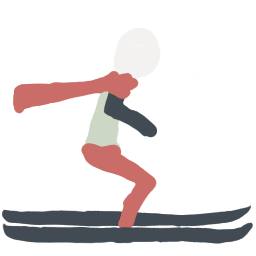
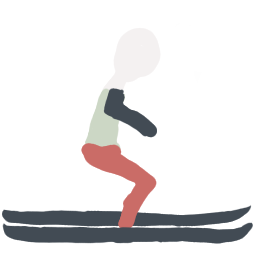
Two versions of the same layered image (256×256). Layer-by-layer changes:
hid "Scarf" (1st of 2, in "Grounded") over [13, 71, 139, 114]
moved "Head" (1st of 2, in "Grounded") below "Shirt", painted on it over [64, 45, 141, 101]
